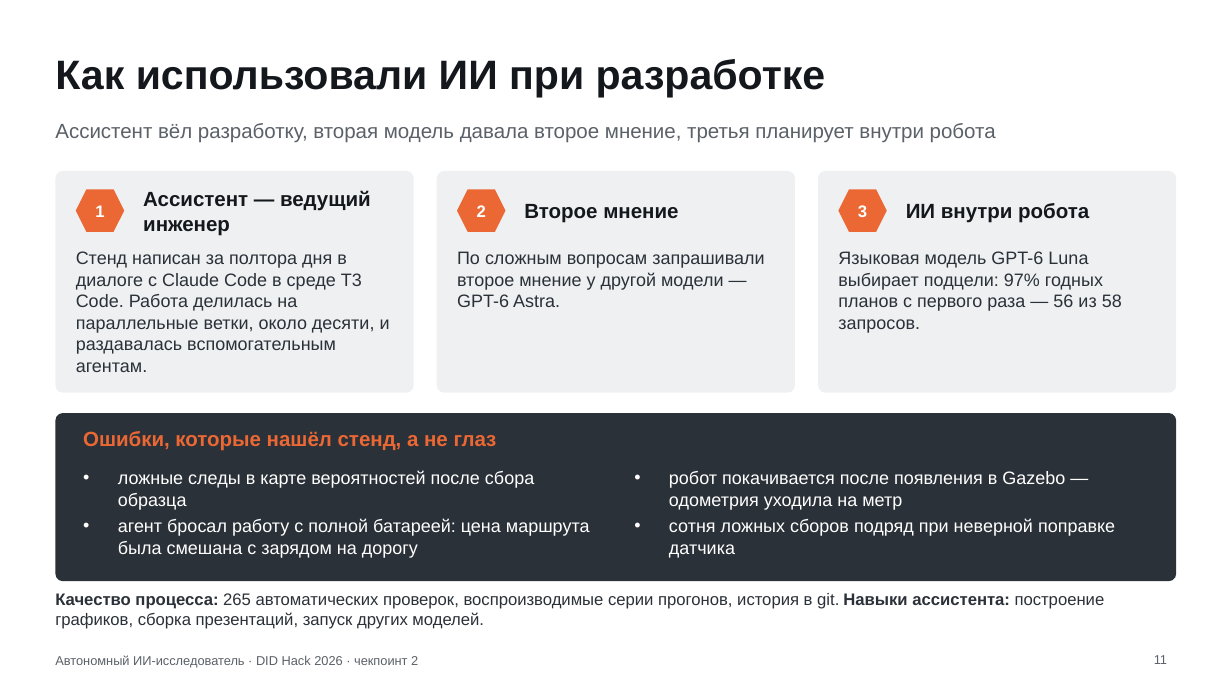
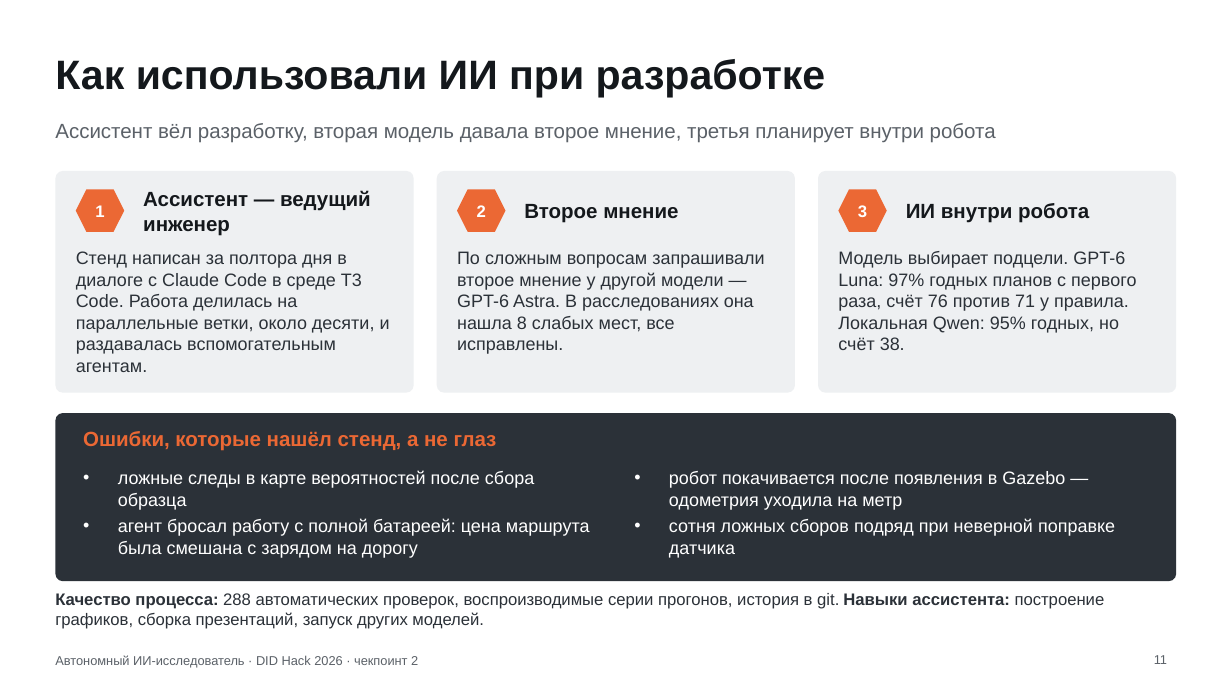
Before and after one commit to Mput13/did-hack, a slide deck: slide 11 of presentation/checkpoint2.pptx. Drawn at 1232x693 pixels with LibreOffice and Linux fonts; fonts in the diff are those of the drawing. Boxes give left, top, right and bottom in pixels: in the first picture for what was removed or moved away, otherwise in the second. Text is boxed around its words. In the diff, an @@ line names an element or a change of style, - is before the commit and + after.

```diff
--- a/presentation/checkpoint2.pptx
+++ b/presentation/checkpoint2.pptx
@@ text at (x1=457, y1=251, x2=764, y2=354): text changed @@
-По сложным вопросам запрашивали второе мнение у другой модели — GPT-6 Astra.
+По сложным вопросам запрашивали второе мнение у другой модели — GPT-6 Astra. В расследованиях она нашла 8 слабых мест, все исправлены.
@@ text at (x1=838, y1=251, x2=1136, y2=350): text changed @@
-Языковая модель GPT-6 Luna выбирает подцели: 97% годных планов с первого раза — 56 из 58 запросов.
+Модель выбирает подцели. GPT-6 Luna: 97% годных планов с первого раза, счёт 76 против 71 у правила. Локальная Qwen: 95% годных, но счёт 38.
@@ text at (x1=55, y1=593, x2=1105, y2=629): text changed @@
-Качество процесса: 265 автоматических проверок, воспроизводимые серии прогонов, история в git. Навыки ассистента: построение графиков, сборка презентаций, запуск других моделей.
+Качество процесса: 288 автоматических проверок, воспроизводимые серии прогонов, история в git. Навыки ассистента: построение графиков, сборка презентаций, запуск других моделей.
```
Also in this commit, not shown: 5 other slides changed, 43 other files.
